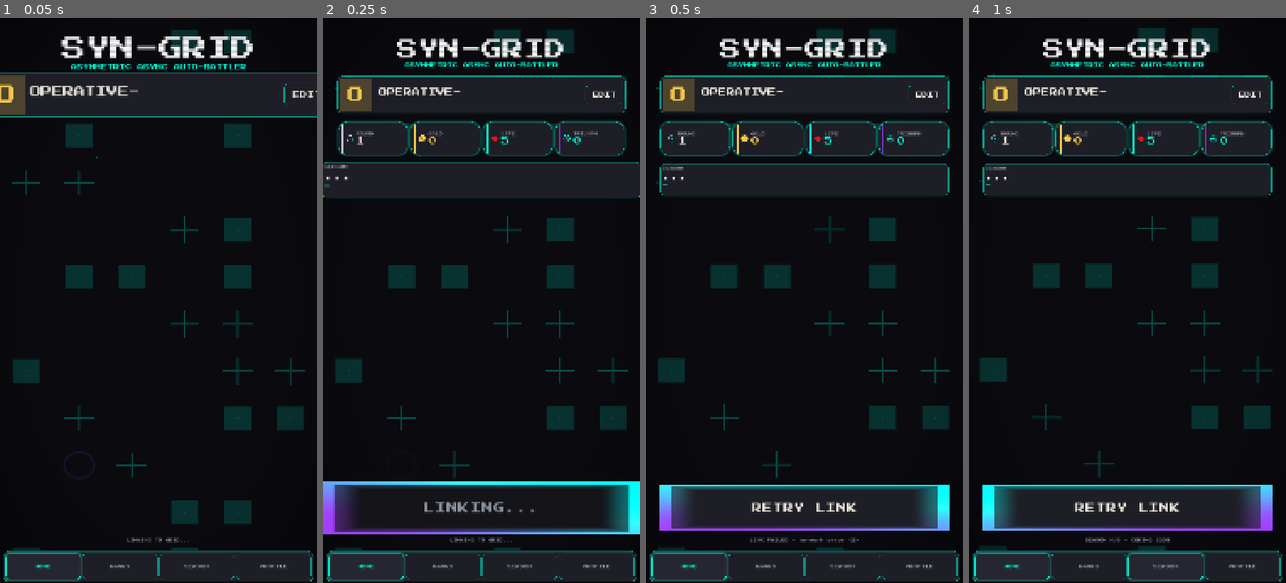
Above: before the commit, frames 1-4 (left to right).
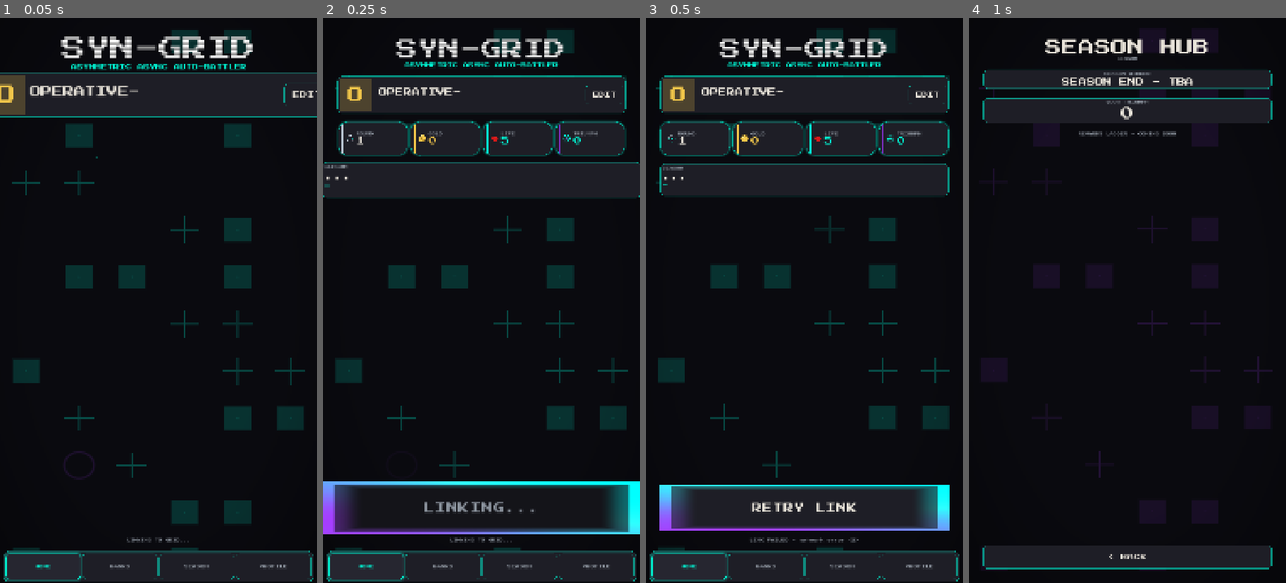
Above: after the commit, the same moments.

Repository: nomotomo/syn-grid-client
Game: Godot game, scene res://scenes/main_menu/MainMenu.tscn
Same seed, same stepped clock (60 frames per second), same inputs: the game is played once before the commit and once after it. Sound files missing from this copy of the repository are replaced by a short silence.
Inputs:
- Up to frame 1 (0.05 s): no input
- Up to frame 2 (0.25 s): no input
- Up to frame 3 (0.5 s): no input
- Up to frame 4 (1 s): click "SEASON" at 0.5 s

The runs differ from the first frame. In frame 1, 0.8% of the frame differs, in the area x 19-80%, y 3-8%; in frame 2, 0.6%; in frame 3, 0.5%; in frame 4, 16%, in the area x 1-99%, y 1-100%.

Commit message:
auto-commit for d387b541-8811-4401-956d-ea074bd460c9

Diff:
--- a/scenes/combat_replay/CombatReplayScene.gd
+++ b/scenes/combat_replay/CombatReplayScene.gd
@@ -46,6 +46,11 @@
 @onready var _player_grid_area: Control = %PlayerGridArea
 @onready var _player_grid_container: GridContainer = %PlayerGridContainer
 @onready var _player_floor: ColorRect = %PlayerFloor
+
+# Neon Grimoire session #4: projectile/hitmark/muzzle-flash reparent target.
+# Created in _ready() so the scene's script can be tested standalone without
+# extra .tscn wiring.
+var _projectile_layer: Node2D = null
 @onready var _float_layer: Control = %FloatLayer
 @onready var _result_overlay: ColorRect = %ResultOverlay
 @onready var _result_banner: Label = %ResultBanner
@@ -69,6 +74,15 @@
         theme = ThemeBuilder.get_theme()
         _background.color = SynGridPalette.PANEL_BG
         _layout_screen()
+
+        # Projectile layer sits above the item grids but below any overlay
+        # banner/flash. All battle-page FX (projectiles, hitmarks, muzzle
+        # flashes) reparent to this node so they self-clean when the scene
+        # exits.
+        _projectile_layer = Node2D.new()
+        _projectile_layer.name = "ProjectileLayer"
+        _projectile_layer.z_index = 8
+        add_child(_projectile_layer)
 
         # ScreenEffects shakes by offsetting the current camera; centred at the
         # viewport midpoint the camera reproduces the identity view.
@@ -110,6 +124,7 @@
         AudioManager.play_combat_bgm()
         _tick_label.text = "TICK 0 / %d" % int(log.get("total_ticks", 0))
         _update_round_timer_progress(0, int(log.get("total_ticks", 0)))
+        _play_intro_banner(_opp_name.text)
         await get_tree().create_timer(intro_delay).timeout
         _log_player.load_log(log)
 
@@ -210,17 +225,33 @@
         var crit: bool = ev.get("crit", false)
         var hp_loss := float(ev.get("hp_loss", 0.0))
         var shield_absorbed := float(ev.get("shield_absorbed", 0.0))
+        var target_hp_after := float(ev.get("target_hp_after", 0.0))
 
         _play_lunge(firing_id)
         _play_fire_sfx(firing_id, crit)
+
+        # Neon Grimoire battle-page upgrades (Session #4 A/B):
+        # muzzle flash at firer, projectile streak to target (RANGED/ARCANE),
+        # hitmark ring at impact, directional camera kick.
+        var firing_card: ItemCard = _cards_by_item_id.get(firing_id)
+        var firing_item: Dictionary = _items_by_id.get(firing_id, {})
+        var category := String(firing_item.get("weapon_category", ""))
+        var attacker_side := String(_side_by_item_id.get(firing_id, "player"))
 
         # Server-authoritative bar update.
         var target_bar: HpBar = _bars_by_player_id.get(String(ev.get("target_player_id", "")))
         if target_bar != null:
-                target_bar.set_state(float(ev.get("target_hp_after", 0.0)),
+                target_bar.set_state(target_hp_after,
                         float(ev.get("target_shield_after", 0.0)))
 
         var impact_pos := _impact_position(ev, target_bar)
+        if firing_card != null:
+                _spawn_muzzle_flash(firing_card.get_global_rect().get_center(), category)
+                _spawn_projectile(firing_card.get_global_rect().get_center(),
+                        impact_pos, category, crit)
+        _spawn_hitmark(impact_pos, crit, shield_absorbed, hp_loss)
+        _apply_directional_kick(attacker_side)
+
         if shield_absorbed > 0.0:
                 AudioManager.play_shield_absorb(impact_pos)
         if hp_loss > 0.0:
@@ -229,6 +260,11 @@
 
         # Shake scales with damage; ScreenEffects adds the crit flash + hit-stop.
         ScreenEffects.shake_from_hit(hp_loss, COMBAT_MAX_HP, crit)
+
+        # Killing-blow accent: on the shot that ends a life bar, paint a soft
+        # DANGER wash over the whole viewport that fades out over 0.35s.
+        if hp_loss > 0.0 and target_hp_after <= 0.0:
+                _play_killing_blow_effect()
 
 func _play_lunge(firing_id: String) -> void:
         var card: ItemCard = _cards_by_item_id.get(firing_id)
@@ -441,3 +477,174 @@
                 return
         var remaining := clampf(1.0 - float(current_tick) / float(total_ticks), 0.0, 1.0)
         _round_timer_ring.material.set_shader_parameter("progress", remaining)
+
+# -- Neon Grimoire battle-page upgrades (session #4, tiers A + B) --
+#
+# All helpers below are pure presentation: they spawn short-lived visual
+# nodes (Line2D streaks, TextureRect hitmarks/flashes, full-screen wash) and
+# tween them, then self-free. They never touch GameState, ApiClient, or the
+# CombatLogPlayer's timing - juice_manual.md section 4 timing rules (0.10s
+# tick cadence, hit-stop 2 frames, no LINEAR tweens) are all preserved.
+
+const _PROJECTILE_SPARK_TEXTURE: Texture2D = preload("res://assets/sprites/effects/spark.png")
+const _PROJECTILE_HITMARK_TEXTURE: Texture2D = preload("res://assets/sprites/effects/hitmark.png")
+
+func _projectile_color(category: String) -> Color:
+        # Warm/cool tints so the eye reads category at a glance without needing
+        # to look at the source card.
+        match category:
+                "RANGED":
+                        return Color(0.35, 0.85, 0.35)
+                "ARCANE":
+                        return SynGridPalette.ACCENT_PURPLE
+                "MELEE":
+                        return Color(0.95, 0.35, 0.30)
+                _:
+                        return SynGridPalette.ACCENT_TEAL
+
+# RANGED / ARCANE fires spawn a tapered Line2D that flies from the firer's
+# card centre to the impact point over one tick (0.10s), then fades. MELEE
+# uses its lunge instead - no projectile.
+func _spawn_projectile(from_pos: Vector2, target_pos: Vector2,
+                category: String, crit: bool) -> void:
+        if category == "MELEE" or category == "":
+                return
+        var line := Line2D.new()
+        var color := _projectile_color(category)
+        if crit:
+                color = color.lightened(0.35)
+        line.default_color = color
+        line.width = 5.0 if crit else 3.5
+        line.z_index = 10
+        line.add_point(from_pos)
+        line.add_point(from_pos)
+        _projectile_layer.add_child(line)
+        var travel := 0.09
+        # Head races to target; tail follows with a slight lag to give the
+        # streak a tapered "trail" look.
+        var tw := line.create_tween().set_parallel(true)
+        tw.tween_method(func(v: Vector2) -> void:
+                line.set_point_position(1, v),
+                from_pos, target_pos, travel) \
+                .set_trans(Tween.TRANS_QUAD).set_ease(Tween.EASE_OUT)
+        tw.tween_method(func(v: Vector2) -> void:
+                line.set_point_position(0, v),
+                from_pos, target_pos, travel + 0.06).set_delay(0.02)
+        tw.tween_property(line, "modulate:a", 0.0, 0.14).set_delay(travel + 0.02)
+        line.create_tween().tween_callback(line.queue_free).set_delay(travel + 0.22)
+
+# Bracket-style hitmark ring that pops (elastic overshoot) at the impact
+# point, spins slightly, then fades. Crimson = crit, silver = pure shield
+# block, teal = normal HP damage.
+func _spawn_hitmark(pos: Vector2, crit: bool, shield_absorbed: float, hp_loss: float) -> void:
+        var tex := TextureRect.new()
+        tex.texture = _PROJECTILE_HITMARK_TEXTURE
+        tex.size = Vector2(56.0, 56.0)
+        tex.pivot_offset = Vector2(28.0, 28.0)
+        tex.position = pos - Vector2(28.0, 28.0)
+        var color: Color
+        if crit:
+                color = SynGridPalette.DANGER
+        elif hp_loss <= 0.0 and shield_absorbed > 0.0:
+                color = SynGridPalette.ACCENT_SILVER
+        else:
+                color = SynGridPalette.ACCENT_TEAL
+        tex.modulate = Color(color.r, color.g, color.b, 0.9)
+        tex.scale = Vector2(0.4, 0.4)
+        tex.mouse_filter = Control.MOUSE_FILTER_IGNORE
+        tex.z_index = 12
+        _projectile_layer.add_child(tex)
+        var tw := tex.create_tween().set_parallel(true)
+        tw.tween_property(tex, "scale", Vector2(1.35, 1.35), 0.12) \
+                .set_trans(Tween.TRANS_ELASTIC).set_ease(Tween.EASE_OUT)
+        tw.tween_property(tex, "rotation", TAU * 0.12, 0.34) \
+                .set_trans(Tween.TRANS_QUAD)
+        tw.tween_property(tex, "modulate:a", 0.0, 0.22).set_delay(0.13) \
+                .set_trans(Tween.TRANS_QUAD)
+        tex.create_tween().tween_callback(tex.queue_free).set_delay(0.36)
+
+# Small sparkle at the firer's card centre - "energy released" feel. Same
+# category tint as the projectile so the whole strike reads as one motion.
+func _spawn_muzzle_flash(pos: Vector2, category: String) -> void:
+        var tex := TextureRect.new()
+        tex.texture = _PROJECTILE_SPARK_TEXTURE
+        tex.size = Vector2(36.0, 36.0)
+        tex.pivot_offset = Vector2(18.0, 18.0)
+        tex.position = pos - Vector2(18.0, 18.0)
+        var color := _projectile_color(category)
+        tex.modulate = Color(color.r, color.g, color.b, 0.95)
+        tex.scale = Vector2(0.4, 0.4)
+        tex.rotation = randf() * TAU
+        tex.mouse_filter = Control.MOUSE_FILTER_IGNORE
+        tex.z_index = 11
+        _projectile_layer.add_child(tex)
+        var tw := tex.create_tween().set_parallel(true)
+        tw.tween_property(tex, "scale", Vector2(1.3, 1.3), 0.08) \
+                .set_trans(Tween.TRANS_BACK).set_ease(Tween.EASE_OUT)
+        tw.tween_property(tex, "modulate:a", 0.0, 0.16) \
+                .set_trans(Tween.TRANS_QUAD)
+        tex.create_tween().tween_callback(tex.queue_free).set_delay(0.18)
+
+# Directional camera kick: player attacks bounce the screen UP, opponent
+# attacks bounce it DOWN. Uses _shake_camera.position:y - ScreenEffects
+# animates _shake_camera.offset, so the two channels never fight.
+func _apply_directional_kick(attacker_side: String) -> void:
+        if _shake_camera == null:
+                return
+        var kick_y := -8.0 if attacker_side == "player" else 8.0
+        var tw := _shake_camera.create_tween()
+        tw.tween_property(_shake_camera, "position:y", kick_y, 0.05) \
+                .set_trans(Tween.TRANS_CIRC).set_ease(Tween.EASE_OUT)
+        tw.tween_property(_shake_camera, "position:y", 0.0, 0.14) \
+                .set_trans(Tween.TRANS_QUAD).set_ease(Tween.EASE_IN)
+
+# 0.6s battle-open banner: "YOU vs OPPONENT" pops in with elastic scale,
+# holds, then fades. Non-blocking - the log playback still starts on
+# intro_delay so the banner overlaps the first tick briefly.
+func _play_intro_banner(opp_name: String) -> void:
+        var banner := Label.new()
+        var my_name := String(GameState.display_name).to_upper()
+        if my_name == "":
+                my_name = "YOU"
+        banner.text = "%s\nvs\n%s" % [my_name, opp_name]
+        banner.horizontal_alignment = HORIZONTAL_ALIGNMENT_CENTER
+        banner.vertical_alignment = VERTICAL_ALIGNMENT_CENTER
+        banner.add_theme_font_size_override("font_size", 44)
+        banner.add_theme_color_override("font_color", SynGridPalette.ACCENT_TEAL)
+        banner.add_theme_color_override("font_outline_color",
+                Color(SynGridPalette.ACCENT_PURPLE, 0.8))
+        banner.add_theme_constant_override("outline_size", 6)
+        banner.mouse_filter = Control.MOUSE_FILTER_IGNORE
+        banner.z_index = 50
+        banner.set_anchors_and_offsets_preset(Control.PRESET_FULL_RECT)
+        add_child(banner)
+        banner.pivot_offset = size / 2.0
+        banner.modulate.a = 0.0
+        banner.scale = Vector2(0.6, 0.6)
+        var tw := banner.create_tween().set_parallel(true)
+        tw.tween_property(banner, "modulate:a", 1.0, 0.20) \
+                .set_trans(Tween.TRANS_QUAD).set_ease(Tween.EASE_OUT)
+        tw.tween_property(banner, "scale", Vector2.ONE, 0.35) \
+                .set_trans(Tween.TRANS_ELASTIC).set_ease(Tween.EASE_OUT)
+        # Chain a hold + fade on a fresh tween so it runs after the pop.
+        var out_tw := banner.create_tween()
+        out_tw.tween_interval(0.45)
+        out_tw.tween_property(banner, "modulate:a", 0.0, 0.20) \
+                .set_trans(Tween.TRANS_QUAD)
+        out_tw.tween_callback(banner.queue_free)
+
+# Fatal-blow: full-viewport crimson wash on the shot that drops a life bar
+# to zero. Fades over 0.35s and self-frees. Doesn't block input; z_index
+# keeps it above cards but below the outro banner.
+func _play_killing_blow_effect() -> void:
+        var flash := ColorRect.new()
+        flash.color = Color(SynGridPalette.DANGER.r, SynGridPalette.DANGER.g,
+                SynGridPalette.DANGER.b, 0.45)
+        flash.mouse_filter = Control.MOUSE_FILTER_IGNORE
+        flash.z_index = 45
+        flash.set_anchors_and_offsets_preset(Control.PRESET_FULL_RECT)
+        add_child(flash)
+        var tw := flash.create_tween()
+        tw.tween_property(flash, "modulate:a", 0.0, 0.35) \
+                .set_trans(Tween.TRANS_QUAD).set_ease(Tween.EASE_OUT)
+        tw.tween_callback(flash.queue_free)
--- a/scenes/main_menu/MainMenu.gd
+++ b/scenes/main_menu/MainMenu.gd
@@ -326,7 +326,7 @@
 
 func _on_season_tab_pressed() -> void:
         _pulse(_season_tab)
-        _set_status("SEASON HUB - COMING SOON")
+        get_tree().change_scene_to_file("res://scenes/season_hub/SeasonHub.tscn")
 
 func _on_profile_tab_pressed() -> void:
         _pulse(_profile_tab)
--- a/scenes/main_menu/MainMenu.tscn
+++ b/scenes/main_menu/MainMenu.tscn
@@ -28,11 +28,11 @@
 
 [sub_resource type="ShaderMaterial" id="CrtMaterial"]
 shader = ExtResource("5_crt")
-shader_parameter/scanline_intensity = 0.22
-shader_parameter/scanline_frequency = 220.0
-shader_parameter/chromatic_shift = 0.8
-shader_parameter/jitter_rate = 0.35
-shader_parameter/jitter_amount = 0.6
+shader_parameter/scanline_intensity = 0.42
+shader_parameter/scanline_frequency = 260.0
+shader_parameter/chromatic_shift = 1.8
+shader_parameter/jitter_rate = 0.55
+shader_parameter/jitter_amount = 1.2
 shader_parameter/tint = Color(1.0, 1.0, 1.0, 1)
 
 [node name="MainMenu" type="Control"]
--- /dev/null
+++ b/scenes/season_hub/SeasonHub.gd
@@ -0,0 +1,55 @@
+extends Control
+class_name SeasonHubScene
+
+# Neon Grimoire Season Hub scaffold. Renders the current-season summary
+# (name + countdown + player triumph + rank), and reserves layout for a
+# rewards ladder that Phase C9+ will populate. Non-interactive for now
+# beyond the BACK button - safe to ship as a "COMING SOON" preview.
+#
+# Contract: reads GameState.current_season_name, GameState.season_end_ts,
+# GameState.triumph_count. Never mutates state; the real Season Hub
+# gameplay will land with the server's season endpoints in a later phase.
+
+@onready var _back_btn: Button = %BackButton
+@onready var _season_name: Label = %SeasonNameLabel
+@onready var _season_timer: Label = %SeasonTimerLabel
+@onready var _triumph_value: Label = %TriumphValueLabel
+@onready var _rewards_note: Label = %RewardsNoteLabel
+
+var _tick_timer: Timer = null
+
+func _ready() -> void:
+	theme = ThemeBuilder.get_theme()
+	_back_btn.pressed.connect(_on_back_pressed)
+	_refresh()
+	# Countdown ticker at 1 Hz. Cheap; the Season Hub is a passive screen.
+	_tick_timer = Timer.new()
+	_tick_timer.wait_time = 1.0
+	_tick_timer.autostart = true
+	_tick_timer.timeout.connect(_refresh)
+	add_child(_tick_timer)
+
+func _refresh() -> void:
+	var season_name := String(GameState.get("current_season_name")) if "current_season_name" in GameState else "SEASON"
+	if season_name == "":
+		season_name = "SEASON"
+	_season_name.text = season_name.to_upper()
+	_triumph_value.text = str(GameState.triumph_count)
+	_season_timer.text = _format_countdown()
+	_rewards_note.text = "REWARDS LADDER - COMING SOON"
+
+func _format_countdown() -> String:
+	if not "season_end_ts" in GameState:
+		return "SEASON END - TBA"
+	var end_ts := int(GameState.get("season_end_ts"))
+	var now_ts := int(Time.get_unix_time_from_system())
+	var remaining: int = max(0, end_ts - now_ts)
+	if remaining <= 0:
+		return "SEASON ENDED"
+	var d: int = remaining / 86400
+	var h: int = (remaining % 86400) / 3600
+	var m: int = (remaining % 3600) / 60
+	return "ENDS IN %dD %02dH %02dM" % [d, h, m]
+
+func _on_back_pressed() -> void:
+	get_tree().change_scene_to_file("res://scenes/main_menu/MainMenu.tscn")
--- /dev/null
+++ b/scenes/season_hub/SeasonHub.tscn
@@ -0,0 +1,101 @@
+[gd_scene load_steps=3 format=3]
+
+[ext_resource type="Script" path="res://scenes/season_hub/SeasonHub.gd" id="1"]
+[ext_resource type="Shader" path="res://assets/shaders/arcane_rune_field.gdshader" id="2_runes"]
+
+[sub_resource type="ShaderMaterial" id="RuneFieldMaterial"]
+shader = ExtResource("2_runes")
+shader_parameter/base_color = Color(0.04, 0.04, 0.06, 1)
+shader_parameter/rune_color = Color(0.48, 0.18, 0.75, 1)
+shader_parameter/spark_color = Color(0.0, 0.96, 0.83, 1)
+shader_parameter/pan_speed = 0.03
+shader_parameter/grid_dims = Vector2(6, 12)
+shader_parameter/rune_alpha = 0.22
+shader_parameter/spark_alpha = 0.60
+
+[node name="SeasonHub" type="Control"]
+anchor_right = 1.0
+anchor_bottom = 1.0
+script = ExtResource("1")
+
+[node name="Background" type="ColorRect" parent="."]
+material = SubResource("RuneFieldMaterial")
+mouse_filter = 2
+anchor_right = 1.0
+anchor_bottom = 1.0
+color = Color(0.08, 0.08, 0.1, 1)
+
+[node name="Margin" type="MarginContainer" parent="."]
+anchor_right = 1.0
+anchor_bottom = 1.0
+theme_override_constants/margin_left = 48
+theme_override_constants/margin_top = 72
+theme_override_constants/margin_right = 48
+theme_override_constants/margin_bottom = 48
+
+[node name="Layout" type="VBoxContainer" parent="Margin"]
+theme_override_constants/separation = 32
+
+[node name="TitleBlock" type="VBoxContainer" parent="Margin/Layout"]
+theme_override_constants/separation = 4
+
+[node name="TitleLabel" type="Label" parent="Margin/Layout/TitleBlock"]
+theme_type_variation = &"TitleLabel"
+theme_override_font_sizes/font_size = 56
+horizontal_alignment = 1
+text = "SEASON HUB"
+
+[node name="SeasonNameLabel" type="Label" parent="Margin/Layout/TitleBlock"]
+unique_name_in_owner = true
+theme_type_variation = &"CaptionLabel"
+horizontal_alignment = 1
+text = "SEASON"
+
+[node name="TimerCard" type="PanelContainer" parent="Margin/Layout"]
+
+[node name="TimerBox" type="VBoxContainer" parent="Margin/Layout/TimerCard"]
+theme_override_constants/separation = 8
+
+[node name="TimerCaption" type="Label" parent="Margin/Layout/TimerCard/TimerBox"]
+theme_type_variation = &"HudTitleLabel"
+horizontal_alignment = 1
+text = "SEASON WINDOW"
+
+[node name="SeasonTimerLabel" type="Label" parent="Margin/Layout/TimerCard/TimerBox"]
+unique_name_in_owner = true
+theme_type_variation = &"HudValueLabel"
+theme_override_font_sizes/font_size = 28
+horizontal_alignment = 1
+text = "ENDS IN --"
+
+[node name="TriumphCard" type="PanelContainer" parent="Margin/Layout"]
+
+[node name="TriumphBox" type="VBoxContainer" parent="Margin/Layout/TriumphCard"]
+theme_override_constants/separation = 8
+
+[node name="TriumphCaption" type="Label" parent="Margin/Layout/TriumphCard/TriumphBox"]
+theme_type_variation = &"HudTitleLabel"
+horizontal_alignment = 1
+text = "YOUR TRIUMPH"
+
+[node name="TriumphValueLabel" type="Label" parent="Margin/Layout/TriumphCard/TriumphBox"]
+unique_name_in_owner = true
+theme_type_variation = &"HudValueLabel"
+theme_override_font_sizes/font_size = 48
+horizontal_alignment = 1
+text = "0"
+
+[node name="RewardsNoteLabel" type="Label" parent="Margin/Layout"]
+unique_name_in_owner = true
+theme_type_variation = &"CaptionLabel"
+horizontal_alignment = 1
+text = "REWARDS LADDER - COMING SOON"
+
+[node name="Spacer" type="Control" parent="Margin/Layout"]
+size_flags_vertical = 3
+
+[node name="BackButton" type="Button" parent="Margin/Layout"]
+unique_name_in_owner = true
+custom_minimum_size = Vector2(0, 80)
+theme_override_font_sizes/font_size = 22
+text = "< BACK"
--- /dev/null
+++ b/scenes/season_hub/SeasonHubPreviewHarness.gd
@@ -0,0 +1,26 @@
+extends Control
+
+# Dev-only: renders SeasonHub for scripted screenshot proof.
+# Follows the same SYNGRID_SCREENSHOT pattern as the other harnesses.
+
+func _ready() -> void:
+	var hub_scene: PackedScene = preload("res://scenes/season_hub/SeasonHub.tscn")
+	var hub: Control = hub_scene.instantiate()
+	add_child(hub)
+
+	var screenshot_path := OS.get_environment("SYNGRID_SCREENSHOT")
+	if screenshot_path == "":
+		return
+	# Inject fake season/triumph state so the scaffold hydrates.
+	if "current_season_name" in GameState:
+		GameState.set("current_season_name", "SEASON XII - EMBER")
+	if "season_end_ts" in GameState:
+		GameState.set("season_end_ts", int(Time.get_unix_time_from_system()) + 3 * 86400 + 5 * 3600)
+	GameState.triumph_count = 128
+	hub._refresh()
+	for _i in 30:
+		await get_tree().process_frame
+	var img := get_viewport().get_texture().get_image()
+	img.save_png(screenshot_path)
+	print("auto-verify: screenshot saved to ", screenshot_path)
+	get_tree().quit()
--- /dev/null
+++ b/scenes/season_hub/SeasonHubPreviewHarness.tscn
@@ -0,0 +1,8 @@
+[gd_scene load_steps=2 format=3]
+
+[ext_resource type="Script" path="res://scenes/season_hub/SeasonHubPreviewHarness.gd" id="1"]
+
+[node name="SeasonHubPreviewHarness" type="Control"]
+anchor_right = 1.0
+anchor_bottom = 1.0
+script = ExtResource("1")
--- a/scripts/ui/StatsHud.gd
+++ b/scripts/ui/StatsHud.gd
@@ -29,10 +29,16 @@
 func _ready() -> void:
 	# Every HUD pill uses the L2 capsule style with a soft border glow so
 	# the eye reads them as "chrome buttons on a control panel" rather than
-	# generic cards.
+	# generic cards. Each pill also carries a tooltip so a long-press /
+	# hover surfaces the resource's meaning (glass legal here per
+	# juice_manual.md section 1 - tooltips are non-live overlays).
 	for panel: PanelContainer in [_round_panel, _gold_panel, _life_panel, _triumph_panel]:
 		panel.add_theme_stylebox_override("panel", ThemeBuilder.build_capsule_style(
 			SynGridPalette.BORDER_DIM, SynGridPalette.PANEL_BG_ELEVATED, true))
+	_round_panel.tooltip_text = "ROUND\nCurrent round of the season."
+	_gold_panel.tooltip_text = "GOLD\nSpent at the shop each round to buy items or refresh the roster."
+	_life_panel.tooltip_text = "LIFE\nEach lost match subtracts one life. Reach zero and the season resets."
+	_triumph_panel.tooltip_text = "TRIUMPH\nSeason score. Earned by winning matches; climbs the leaderboard."
 	_gold_value.add_theme_color_override("font_color", SynGridPalette.GOLD)
 	_triumph_value.add_theme_color_override("font_color", SynGridPalette.ACCENT_TEAL)
 	refresh()
--- a/scripts/ui/ThemeBuilder.gd
+++ b/scripts/ui/ThemeBuilder.gd
@@ -157,6 +157,14 @@
 
         theme.set_color("font_color", "Label", SynGridPalette.TEXT_PRIMARY)
 
+        # Tooltip styling: rounded pill with dim teal border, opaque VOID fill
+        # (juice manual bans glass behind LIVE numbers, but tooltips are
+        # non-live overlays over static hint text, so they're fair game).
+        theme.set_stylebox("panel", "TooltipPanel",
+                build_panel_style(SynGridPalette.BORDER_ACTIVE, SynGridPalette.VOID, 0, true))
+        theme.set_color("font_color", "TooltipLabel", SynGridPalette.TEXT_PRIMARY)
+        theme.set_font_size("font_size", "TooltipLabel", 14)
+
         for variation_name: String in LABEL_VARIATIONS:
                 var spec: Array = LABEL_VARIATIONS[variation_name]
                 theme.set_type_variation(variation_name, "Label")
Not shown, changed: memory/PRD.md
